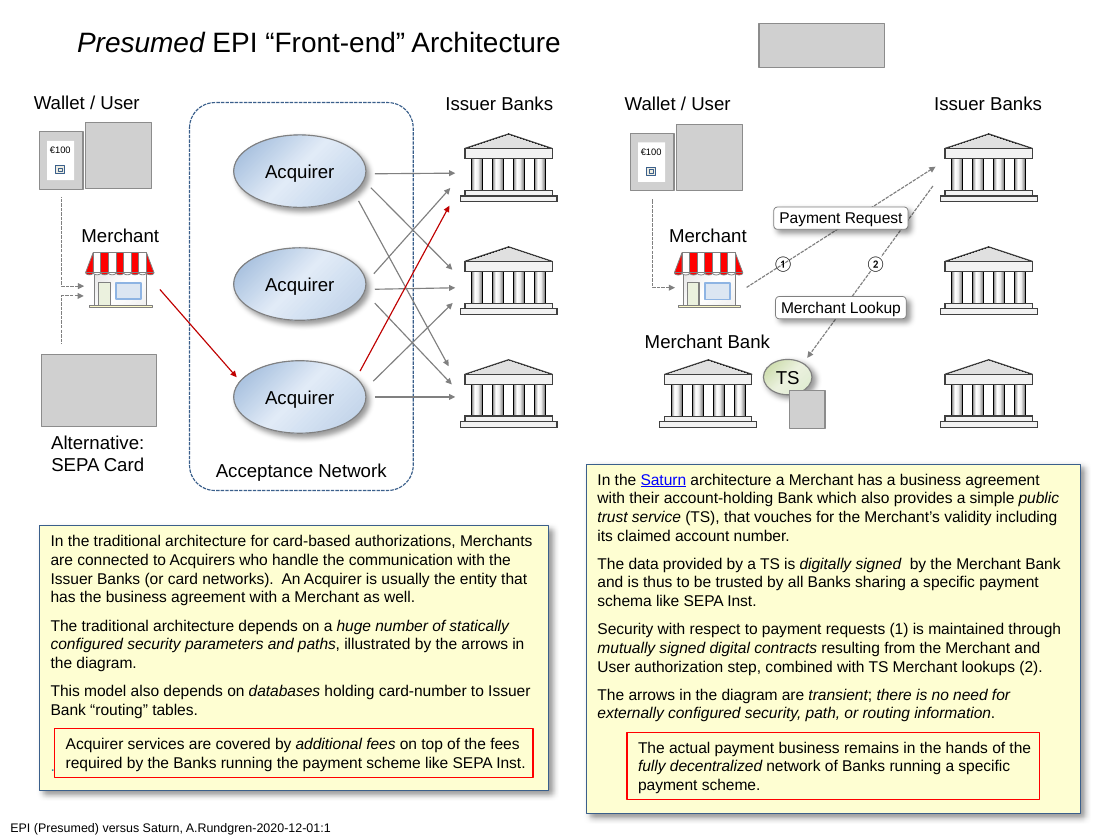
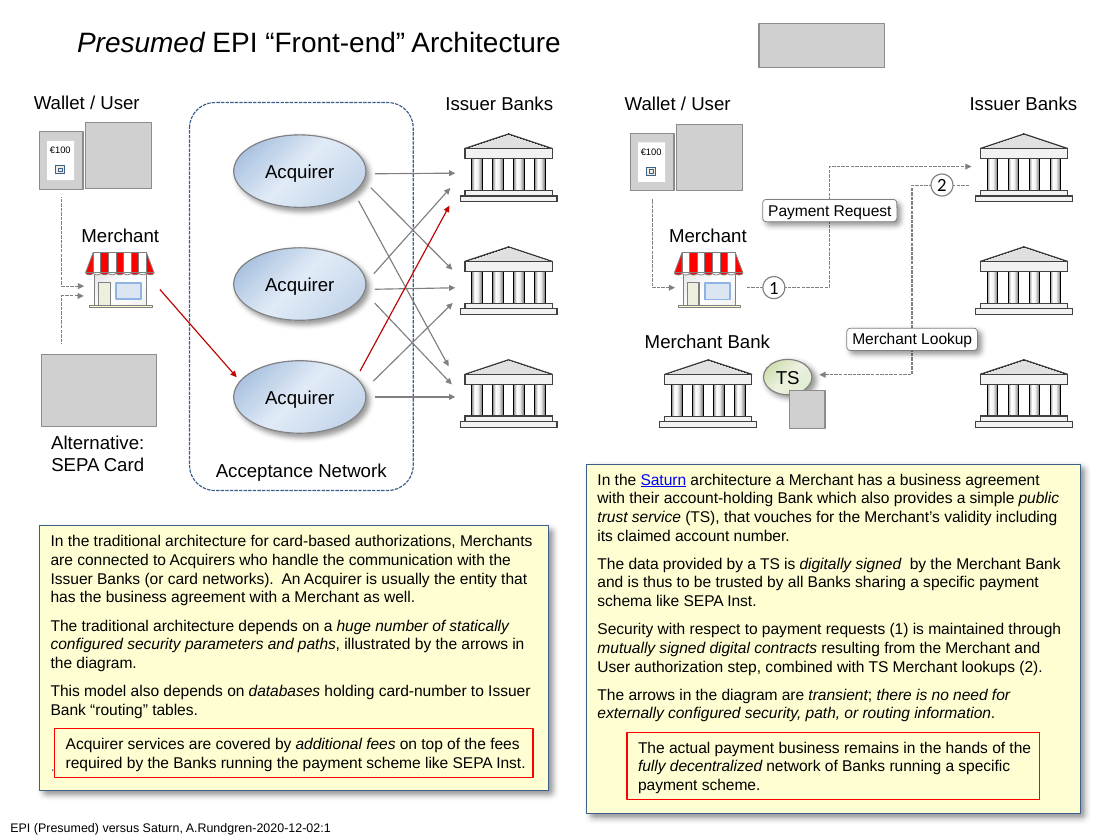
Before and after one commit to cyberphone/doc, a slide deck: slide 1 of saturn/epi(presumed)-vs-saturn.pptx. Drawn at 1120x840 pixels with LibreOffice and Linux fonts; fonts in the diff are those of the drawing; grey boxes stand for pictures. Boxes give left, top, right and bottom in pixels: in the first picture for what was removed or moved away, otherwise in the second. Text is boxed around its words. In the diff, an @@ line names an element or a change of style, - is before the commit and + after.

```diff
--- a/saturn/epi(presumed)-vs-saturn.pptx
+++ b/saturn/epi(presumed)-vs-saturn.pptx
@@ arrow moved from (747, 288) - (935, 167) to (747, 288) - (971, 167) @@
@@ arrow (747, 288) - (971, 167): arrow to elbow arrow @@
@@ ellipse "2" at (931, 174, 953, 196): vertical alignment top to middle; fill none to #FFFFFF; outline none to #808080 0.75 pt @@
@@ ellipse "2": place and size @@
-ellipse "2" at (865, 256, 886, 274)
+ellipse "2" at (931, 174, 953, 196)
@@ text in ellipse at (937, 179, 946, 197): text changed; size 10 to 12 pt @@
-②
+2
@@ rounded rectangle "Payment Request": place and size @@
-rounded rectangle "Payment Request" at (774, 207, 908, 230)
+rounded rectangle "Payment Request" at (763, 199, 897, 222)
@@ arrow removed from (933, 186) to (808, 357) @@
@@ elbow arrow added from (970, 185) to (820, 375), #808080 0.75 pt dashed @@
@@ 21 rectangles, 6 freeform shapes, 1 text: place and size @@
-21 rectangles, 6 freeform shapes, 1 text at (934, 96, 1042, 428)
+21 rectangles, 6 freeform shapes, 1 text at (970, 96, 1077, 428)
@@ ellipse removed at (867, 254, 885, 272) @@
@@ ellipse "1": place and size @@
-ellipse "1" at (773, 256, 794, 272)
+ellipse "1" at (763, 277, 785, 299)
@@ ellipse "1" at (763, 277, 785, 299): vertical alignment top to middle; fill none to #FFFFFF; outline none to #808080 0.75 pt @@
@@ text in ellipse at (769, 282, 778, 299): text changed; size 10 to 12 pt @@
-①
+1
@@ rounded rectangle "Merchant Lookup": place and size @@
-rounded rectangle "Merchant Lookup" at (775, 297, 906, 319)
+rounded rectangle "Merchant Lookup" at (847, 328, 978, 351)
@@ text at (10, 823, 331, 835): text changed @@
-EPI (Presumed) versus Saturn, A.Rundgren-2020-12-01:1
+EPI (Presumed) versus Saturn, A.Rundgren-2020-12-02:1
```
Also in this commit, not shown: 1 other file.
